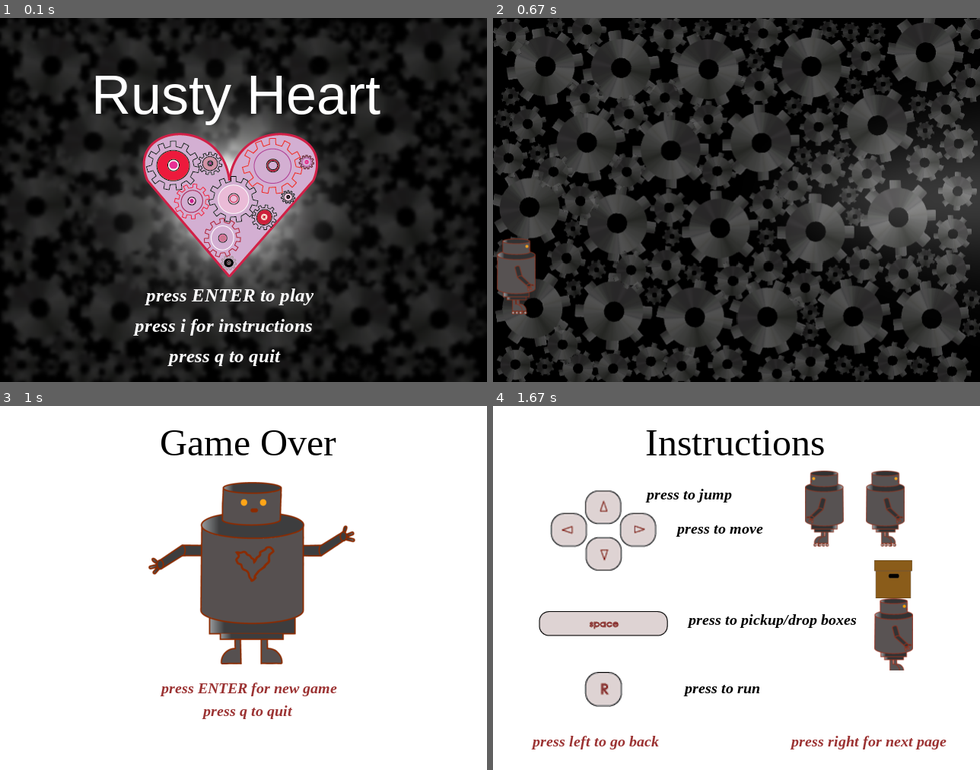
Above: before the commit, frames 1-4 (two rows, left to right).
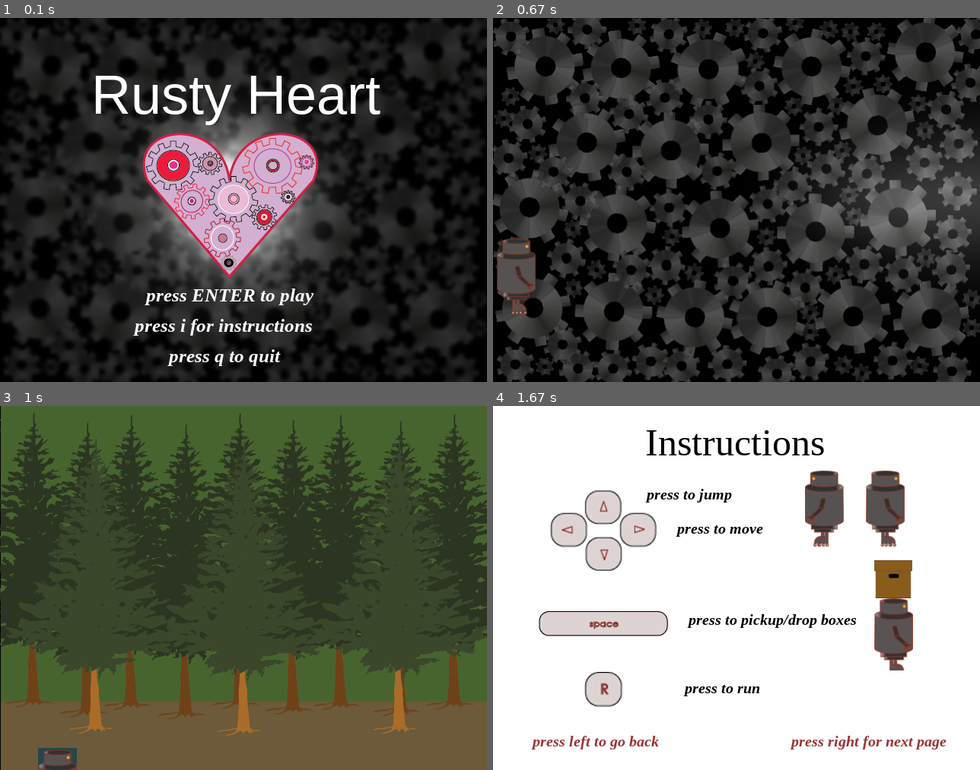
Above: after the commit, the same moments.

Repository: beatriceliang/RustyHeart
Game: pygame game, started from RustyHeart.py
Two runs of this game, one before a commit and one after it. Both use one fixed random seed, a clock stepped at 60 frames per second and the inputs below. The source is Python 2; it was converted automatically to run under Python 3.
Inputs:
- Up to frame 1 (0.1 s): no input
- Up to frame 2 (0.67 s): tap Enter at 0.33 s
- Up to frame 3 (1 s): hold N from 0.67 s (still down); hold Right from 0.67 s (still down)
- Up to frame 4 (1.67 s): release N at 1.13 s; release Right at 1.13 s; tap Enter at 1.17 s; tap I at 1.5 s

Frames 1-2 are identical in both runs. In frame 3, 99% of the frame differs, in the area x 0-100%, y 0-100%; in frame 4, nothing differs.

Commit message:
Revert to my copy

Diff:
--- a/RustyHeart.py
+++ b/RustyHeart.py
@@ -32,11 +32,11 @@
 		self.level = -1
 
 
-		outdoor = {"music": pygame.mixer.Sound('music/songs/Carefree.wav'),"background":pygame.image.load("images/outdoor/outdoor.png"),"metal":pygame.image.load("images/outdoor/stump1.png").convert_alpha(),"cardboard":pygame.image.load("images/outdoor/leaf.png").convert_alpha()}
+		outdoor = {"music": pygame.mixer.Sound('music/songs/LifeofRiley.wav'),"background":pygame.image.load("images/outdoor/outdoor.png"),"metal":pygame.image.load("images/outdoor/stump1.png").convert_alpha(),"cardboard":pygame.image.load("images/outdoor/leaf.png").convert_alpha()}
 		factory = {"music": pygame.mixer.Sound('music/songs/EveningofChaos.wav'), "background":pygame.image.load("images/factory/factory.png"),"metal":pygame.image.load("images/factory/mbox1.png").convert_alpha(),"cardboard":pygame.image.load("images/factory/cbox.png").convert_alpha()}
-		forest = {"music": pygame.mixer.Sound('music/songs/Carefree.wav'),"background":pygame.image.load("images/forest/forest.png"),"metal":pygame.image.load("images/forest/rock.png").convert_alpha(),"cardboard":pygame.image.load("images/forest/mushroom.png").convert_alpha()}
-
-		self.levels = [factory,forest ,outdoor]
+		forest = {"music": pygame.mixer.Sound('music/songs/Undaunted.wav'),"background":pygame.image.load("images/forest/forest.png"),"metal":pygame.image.load("images/forest/rock.png").convert_alpha(),"cardboard":pygame.image.load("images/forest/mushroom.png").convert_alpha()}
+		coastline = {"music": pygame.mixer.Sound('music/songs/Carefree.wav'),"background":pygame.image.load("images/coastline/coastline.png"),"metal":pygame.image.load("images/coastline/beachrock.png").convert_alpha(),"cardboard":pygame.image.load("images/coastline/coconuts.png").convert_alpha()}
+		self.levels = [factory,forest ,outdoor, coastline]
 		self.backgrounds = {"heartPicture":pygame.image.load("images/heartPicture.png").convert_alpha()}
 
 		self.objects = []
@@ -275,6 +275,9 @@
 							else:
 								self.rusty.box.drop()
 						 		drop.play()
+						if event.key == pygame.K_n:
+							self.loadLevel()
+							level.play()
 					if event.type == pygame.KEYUP:
 						if event.key == pygame.K_LEFT or event.key == pygame.K_RIGHT:
 							self.rusty.stop()
Binary file added: images/coastline/beachrock.png
Binary file added: images/coastline/coastline.png
Binary file added: images/coastline/coconuts.png
Not shown, changed: Door.pyc
Not shown, changed: Heart.pyc
Not shown, changed: Spike.pyc
Not shown, changed: box.pyc
Not shown, changed: music/songs/AdventureMeme.wav
Not shown, changed: music/songs/AllThis.wav
Not shown, changed: music/songs/Ambler.wav
Not shown, changed: music/songs/CalltoAdventure.wav
Not shown, changed: music/songs/Carefree.wav
(and 14 more such lines)
